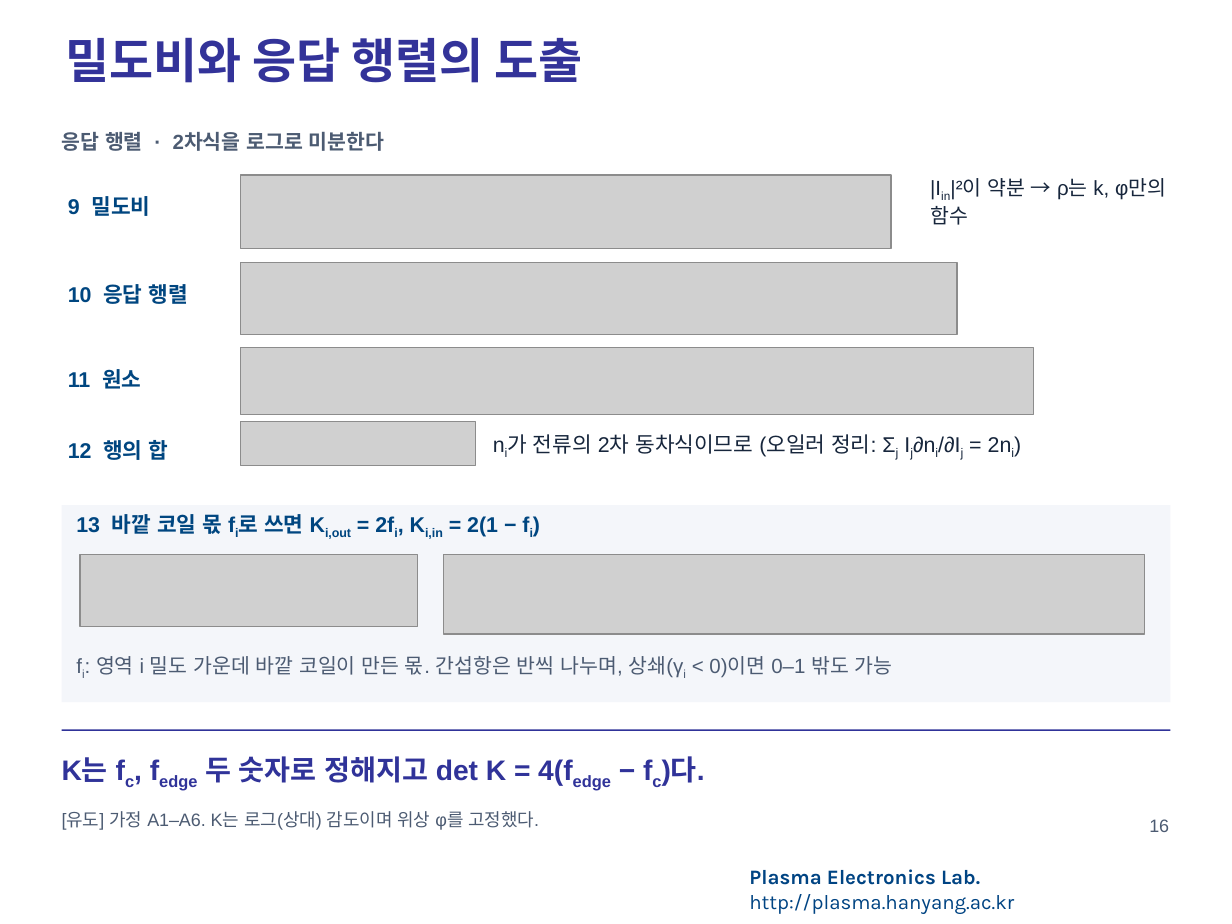
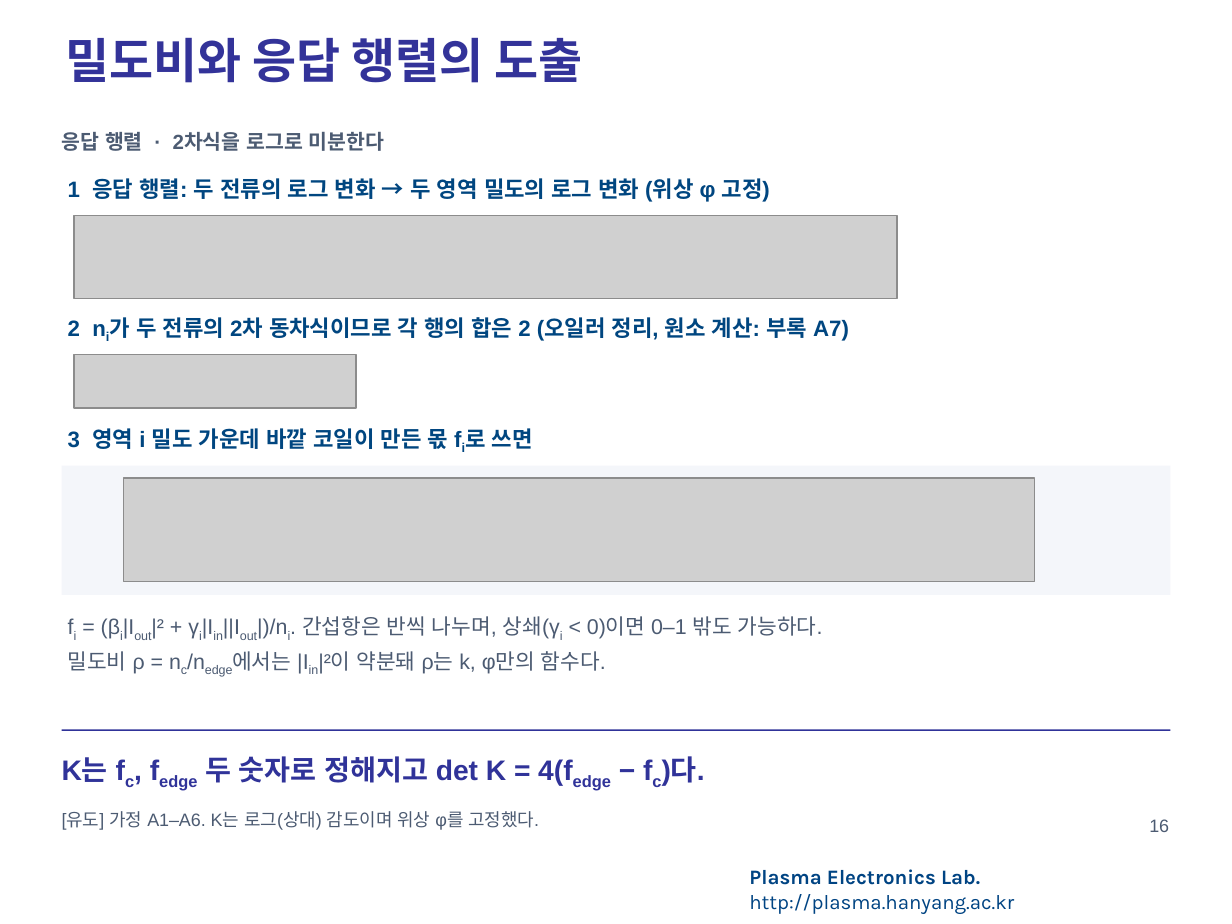
Before and after one commit to garlicjam-pyo/plasma, a slide deck: slide 16 of presentations/1차발표_재구성판.pptx. Drawn at 1232x924 pixels with LibreOffice and Linux fonts; fonts in the diff are those of the drawing; grey boxes stand for pictures; background and template pictures are left out. Boxes give left, top, right and bottom in pixels: in the first picture for what was removed or moved away, otherwise in the second. Text is boxed around its words. In the diff, an @@ line names an element or a change of style, - is before the commit and + after.

```diff
--- a/presentations/1차발표_재구성판.pptx
+++ b/presentations/1차발표_재구성판.pptx
@@ text at (x1=68, y1=178, x2=770, y2=202): text changed; size 12.5 to 13 pt @@
-9 밀도비
+1 응답 행렬: 두 전류의 로그 변화 → 두 영역 밀도의 로그 변화 (위상 φ 고정)
@@ picture removed at (x1=240, y1=175, x2=891, y2=249) @@
@@ text removed at (x1=930, y1=178, x2=1166, y2=225) @@
-|Iin|²이 약분 → ρ는 k, φ만의 함수
@@ picture resized from (x1=240, y1=262, x2=957, y2=335) to (x1=74, y1=216, x2=897, y2=298) @@
@@ text removed at (x1=68, y1=284, x2=188, y2=304) @@
-10 응답 행렬
@@ text at (x1=68, y1=317, x2=849, y2=341): text changed; size 12.5 to 13 pt; text colour #17263C to #004680; bold on @@
-ni가 전류의 2차 동차식이므로 (오일러 정리: Σj Ij∂ni/∂Ij = 2ni)
+2 ni가 두 전류의 2차 동차식이므로 각 행의 합은 2 (오일러 정리, 원소 계산: 부록 A7)
@@ picture resized from (x1=240, y1=421, x2=476, y2=466) to (x1=74, y1=355, x2=356, y2=408) @@
@@ picture removed at (x1=240, y1=347, x2=1034, y2=414) @@
@@ text removed at (x1=68, y1=369, x2=141, y2=389) @@
-11 원소
@@ text at (x1=68, y1=428, x2=533, y2=449): text changed; size 12.5 to 13 pt @@
-13 바깥 코일 몫 fi로 쓰면 Ki,out = 2fi, Ki,in = 2(1 − fi)
+3 영역 i 밀도 가운데 바깥 코일이 만든 몫 fi로 쓰면
@@ text removed at (x1=68, y1=440, x2=169, y2=460) @@
-12 행의 합
@@ rectangle resized from (x1=62, y1=505, x2=1170, y2=702) to (x1=62, y1=466, x2=1170, y2=595) @@
@@ picture resized from (x1=444, y1=554, x2=1145, y2=634) to (x1=123, y1=478, x2=1035, y2=582) @@
@@ picture removed at (x1=80, y1=554, x2=418, y2=627) @@
@@ text at (x1=68, y1=616, x2=823, y2=674): text changed; size 12 to 12.5 pt @@
-fi: 영역 i 밀도 가운데 바깥 코일이 만든 몫. 간섭항은 반씩 나누며, 상쇄(γi < 0)이면 0–1 밖도 가능
+fi = (βi|Iout|² + γi|Iin||Iout|)/ni. 간섭항은 반씩 나누며, 상쇄(γi < 0)이면 0–1 밖도 가능하다.
+밀도비 ρ = nc/nedge에서는 |Iin|²이 약분돼 ρ는 k, φ만의 함수다.
```
Also in this commit, not shown: 18 other slides changed, 5 slides added, 21 other files.
